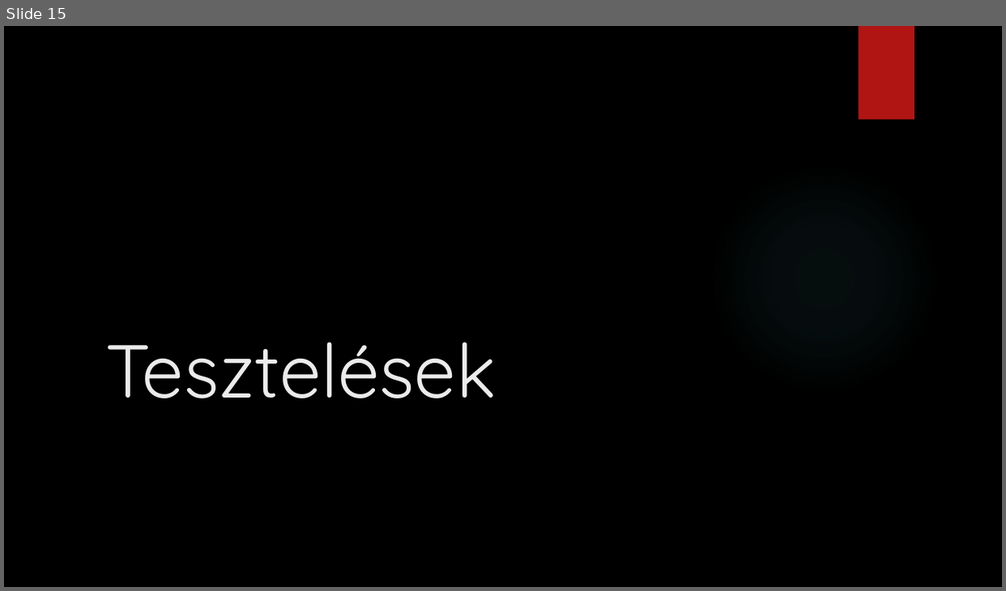
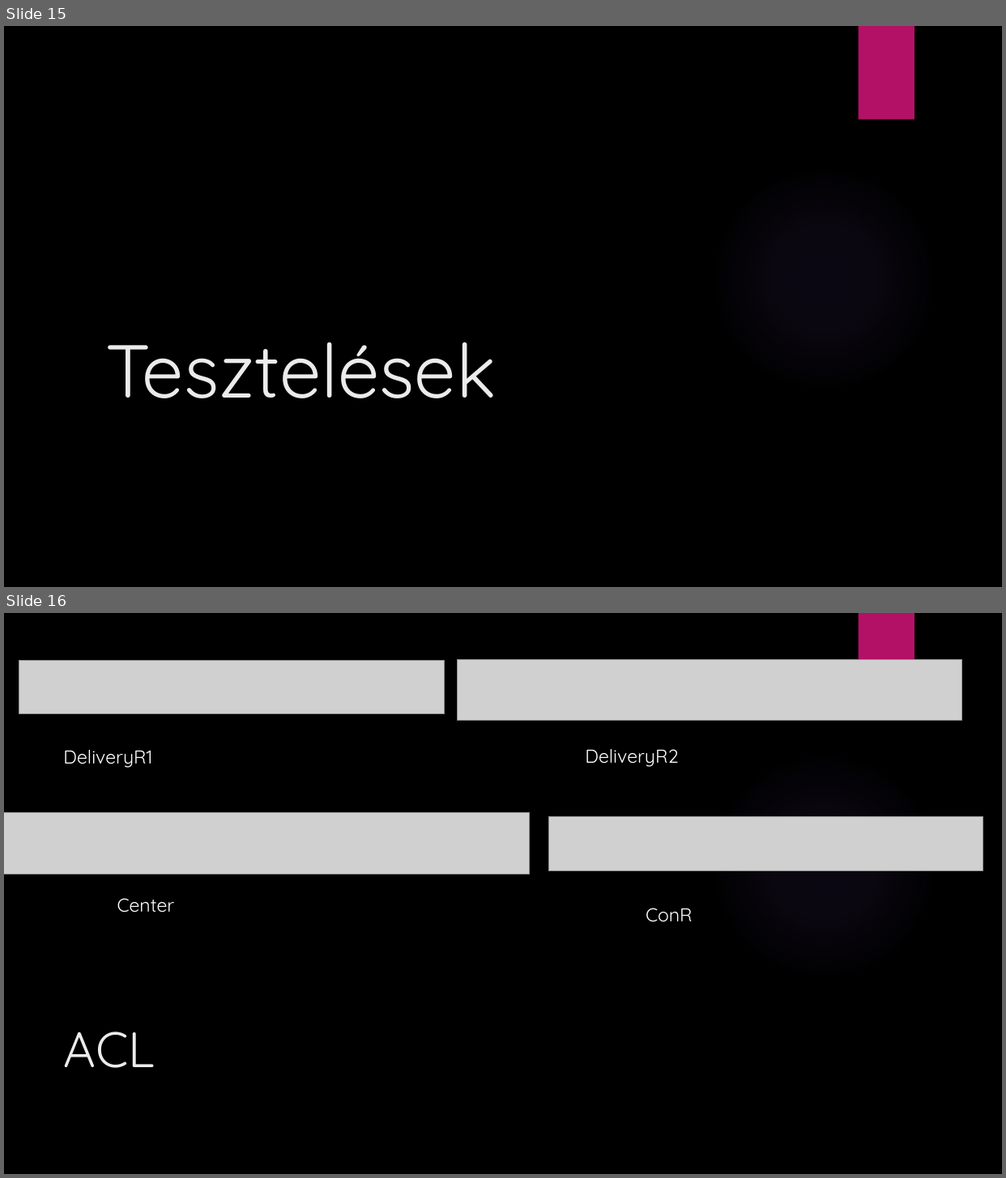
Before and after one commit to LajkaK2006/BorsodNet, a slide deck: Tacos KFT.pptx. Shown one above the other, each under a label of ours: slide 15 before the commit, slides 15 and 16 after it. The pictures are 1006x591 and 1006x1178 pixels, drawn with LibreOffice and Linux fonts; fonts in the diff are those of the drawing; grey boxes stand for pictures; background and template pictures are left out. Boxes give left, top, right and bottom in pixels: in the first picture for what was removed or moved away, otherwise in the second. Text is boxed around its words. In the diff, an @@ line names an element or a change of style, - is before the commit and + after.

```diff
--- a/Tacos KFT.pptx
+++ b/Tacos KFT.pptx
@@ slide 16 added at [4,613,1002,1174], background picture (left out); not listed: 2 template elements that a slide beside it also shows @@
@@ picture added at [19,660,445,714] @@
@@ picture added at [458,659,962,720] @@
@@ text added at [63,750,152,768], 18 pt, text #FFFFFF @@
+DeliveryR1
@@ text added at [585,749,678,767], 18 pt, text #FFFFFF @@
+DeliveryR2
@@ picture added at [4,813,529,875] @@
@@ picture added at [549,816,983,871] @@
@@ text added at [117,898,175,913], 18 pt, text #FFFFFF @@
+Center
@@ text added at [646,908,692,922], 18 pt, text #FFFFFF @@
+ConR
@@ title added at [64,1032,155,1068], 48 pt, text #EBEBEB @@
+ACL
@@ slide 15 changed as well @@
@@ rectangle at [859,26,914,120]: fill #B01513 to #B31166 @@
```
Also in this commit, not shown: 16 other slides changed, 2 other slides added, 1 slide removed.
